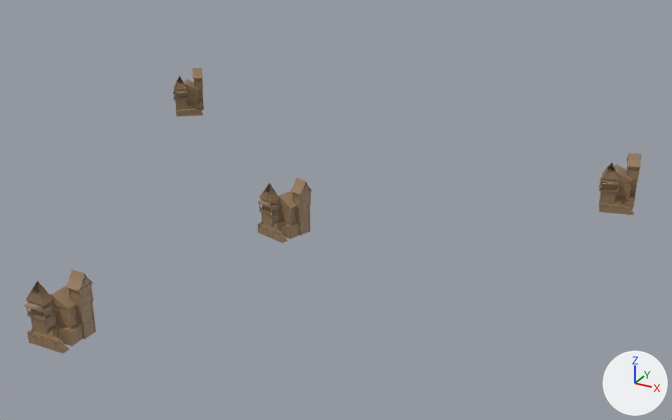
An edit to the FBX model Assets/Assets/Aldeia/Casas (N)/Casa06/Casa06(N).fbx, drawn before and after from the same camera.
Camera for both pictures: a 50 mm camera at (58.0, -224.0, 137.0) aimed at (-84.0, 35.0, 8.0). Arrows for +X, +Y and +Z are at lower right; the lights stay in place. Where no turn or scale is listed for an object, it has been applied to the vertices. Vertices at the same position are counted once.

The first picture shows 'Casa06 - Nobre'.
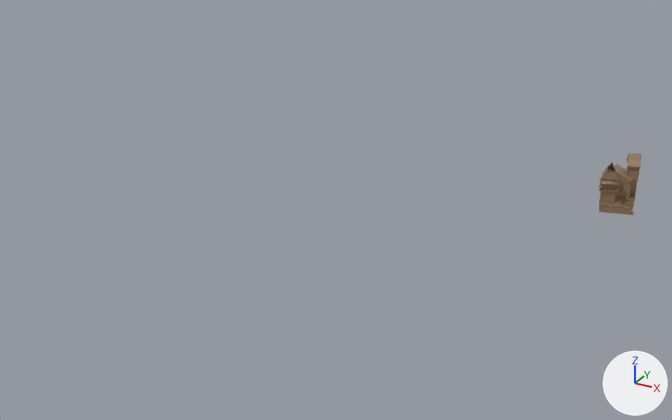
Where the newer file only moved an object's origin or applied its transform, the numbers keep the older frame.

The change, as a list of edits to the scene's bpy script:
```text
Change me_model_005:
    where me_model_005.from_pydata(...)  # 12296 vertices, 28032 faces; spans x -7.0..209.0, y -183.0..9.0, z -10.0..13.0
    used by ob_casa06___nobre; location = (-205.8, 112.2, 9.9)
    me_model_005 part 1: the loose piece of 3074 vertices spanning x -7.0..9.0, y -10.0..9.0, z -7.0..13.0 is deleted
    me_model_005 part 2: the loose piece of 3074 vertices spanning x 82.0..95.0, y -183.0..-168.0, z -10.0..10.0 is deleted
    me_model_005 part 3: the loose piece of 3074 vertices spanning x 98.0..115.0, y -95.0..-79.0, z -10.0..10.0 is deleted
```

Boxes [x1, y1, x2, y2] around the edits, measured in the pictures (672 x 420 px):
'Casa06 - Nobre', reshaped (93% narrower, 78% shorter): before [24, 68, 641, 354]; after [599, 153, 641, 215]
part 1 of me_model_005, deleted (brown): before [173, 68, 204, 117]
part 2 of me_model_005, deleted (brown): before [24, 270, 96, 354]
part 3 of me_model_005, deleted (brown): before [258, 178, 312, 243]
